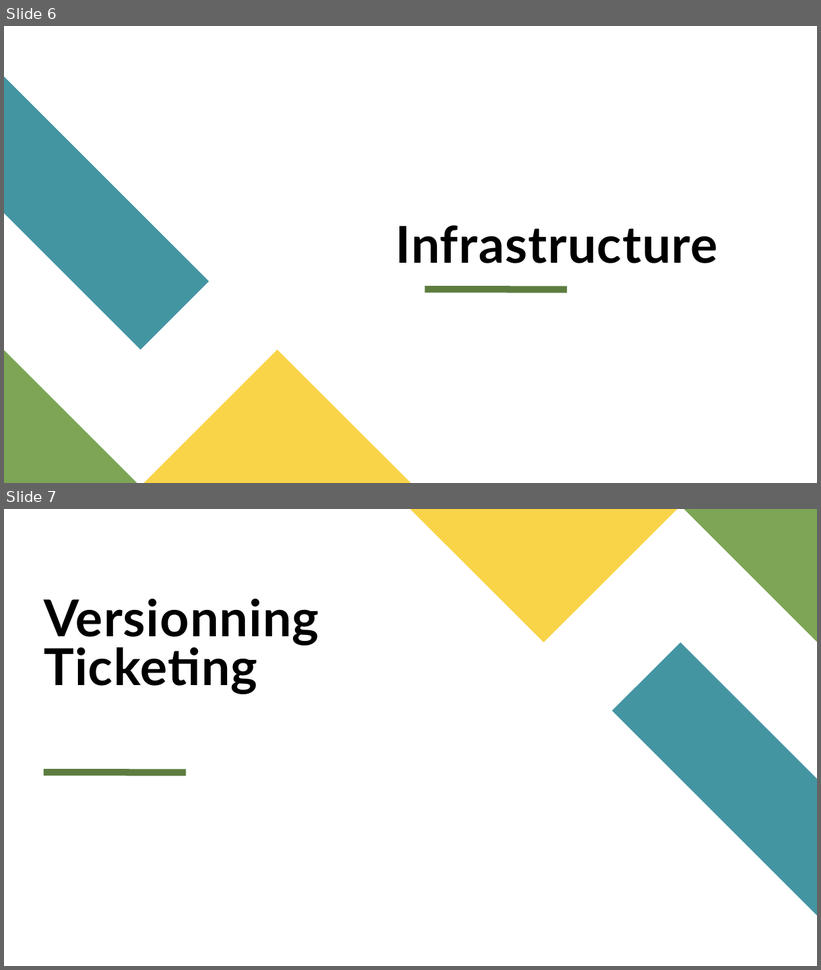
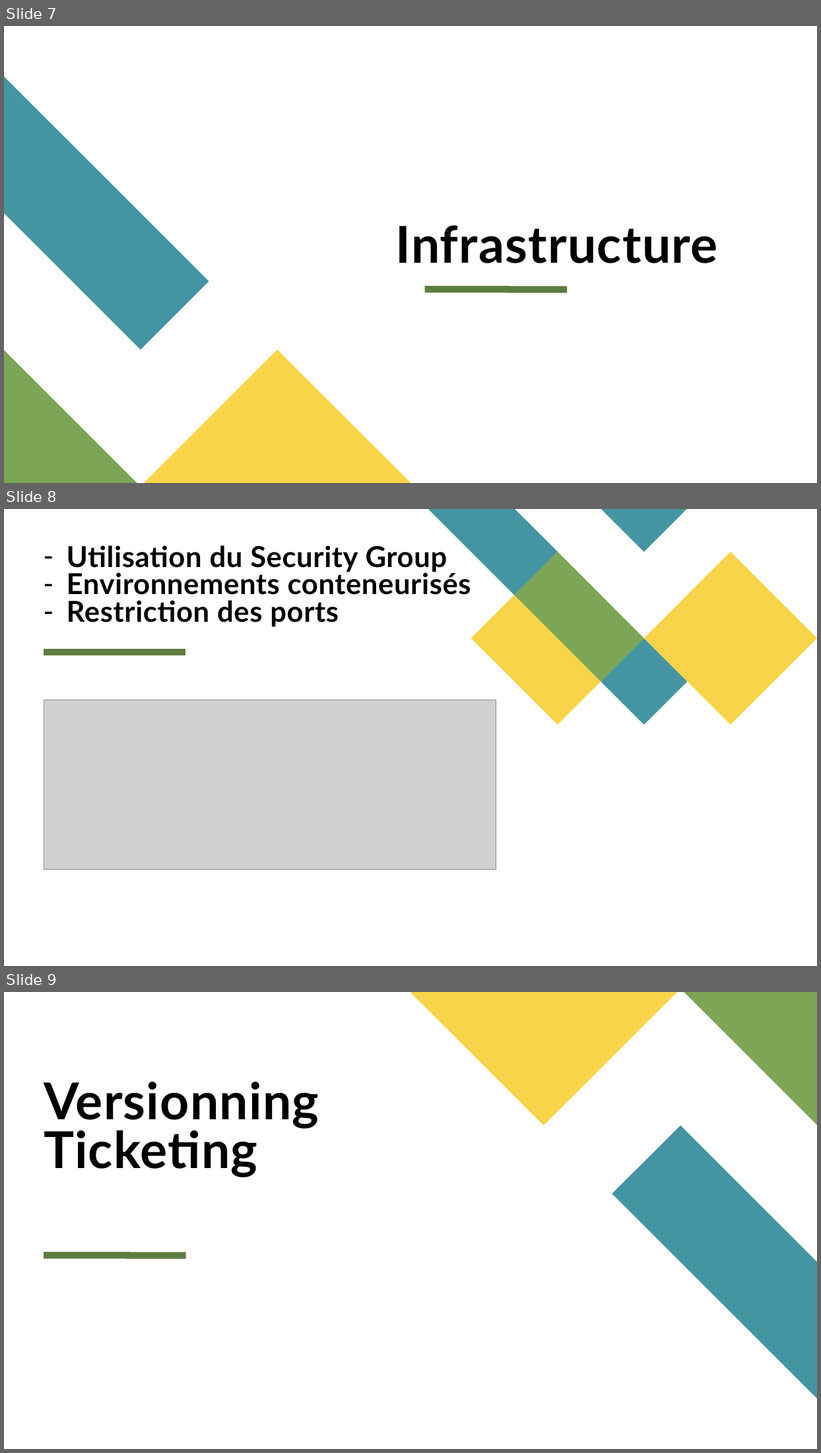
Before and after one commit to RMurier/CESI-BAC-3-CUBE-2-PERSO, a slide deck: documents/CESIZen.pptx. Shown one above the other, each under a label of ours: slides 6 and 7 before the commit, slides 7, 8 and 9 after it. The pictures are 821x970 and 821x1453 pixels, drawn with LibreOffice and Linux fonts; fonts in the diff are those of the drawing; grey boxes stand for pictures. Boxes give left, top, right and bottom in pixels: in the first picture for what was removed or moved away, otherwise in the second. Text is boxed around its words. In the diff, an @@ line names an element or a change of style, - is before the commit and + after.

```diff
--- a/documents/CESIZen.pptx
+++ b/documents/CESIZen.pptx
@@ slide 8 added at (4, 509, 817, 966), background #FFFFFF @@
@@ title added at (67, 545, 471, 627), 34 pt, text #000000, bold @@
+– Utilisation du Security Group
+– Environnements conteneurisés
+– Restriction des ports
@@ group added at (428, 509, 817, 725): 5 freeform shapes @@
@@ line added from (44, 652) to (186, 652), #5D7D40 8 pt @@
@@ picture added at (44, 700, 496, 869) @@
@@ what was slide 6 is now slide 7 @@
@@ what was slide 7 is now slide 9 @@
```
Also in this commit, not shown: 2 slides changed, 7 other slides added, 1 other file.
